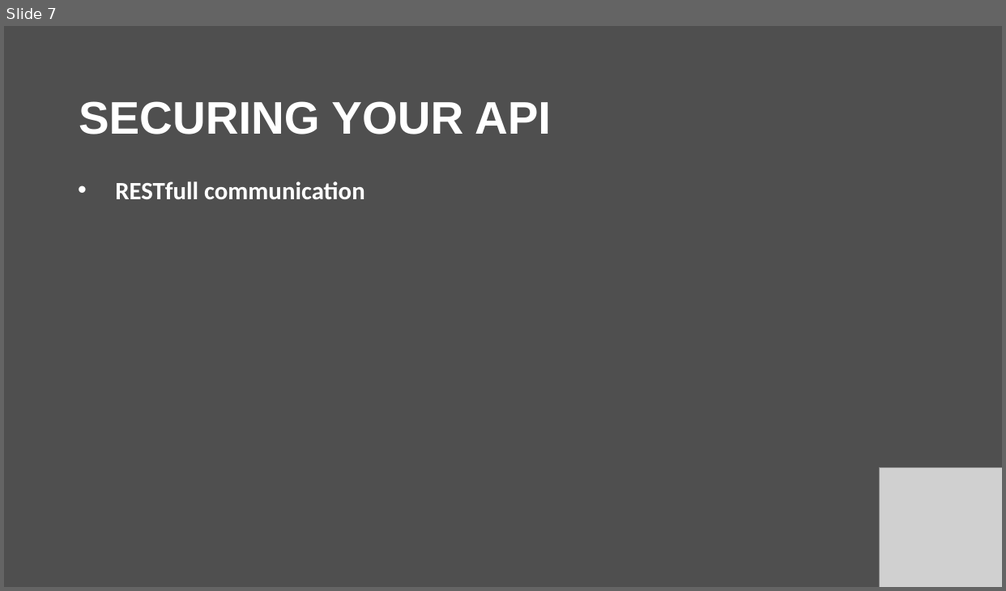
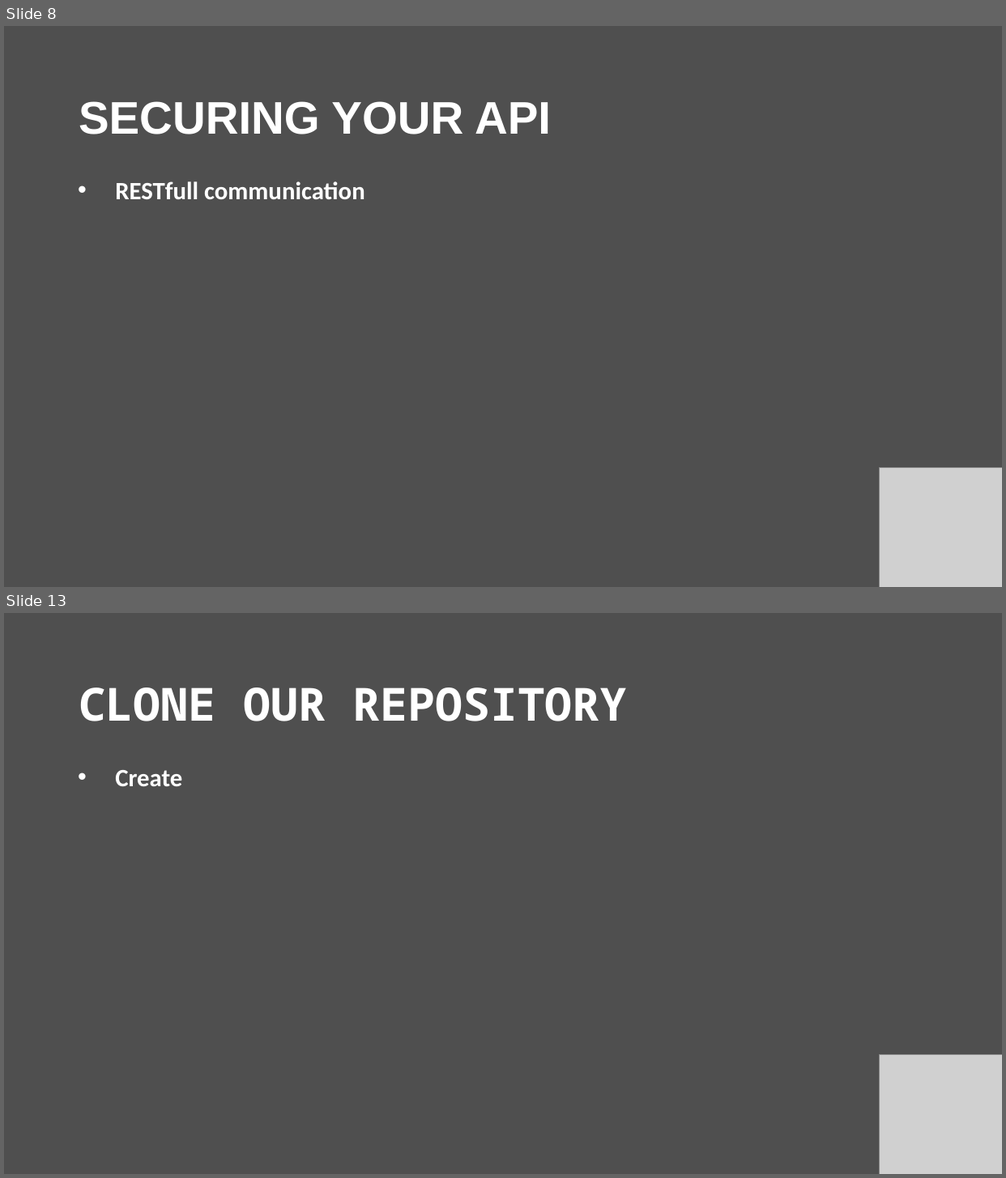
Before and after one commit to muratcanozdemir/python_api, a slide deck: presentation_python_API.pptx. Shown one above the other, each under a label of ours: slide 7 before the commit, slides 8 and 13 after it; the slides between them are not shown. The pictures are 1006x591 and 1006x1178 pixels, drawn with LibreOffice and Linux fonts; fonts in the diff are those of the drawing; grey boxes stand for pictures. Boxes give left, top, right and bottom in pixels: in the first picture for what was removed or moved away, otherwise in the second. Text is boxed around its words. In the diff, an @@ line names an element or a change of style, - is before the commit and + after.

```diff
--- a/presentation_python_API.pptx
+++ b/presentation_python_API.pptx
@@ slide 13 added at [4,613,1002,1174], background #000000 at 69% opacity @@
@@ title added at [79,688,628,722], 44 pt, text #FFFFFF, bold @@
+CLONE OUR REPOSITORY
@@ text added at [115,770,182,786], 24 pt, text #FFFFFF, bold @@
+• Create
@@ picture added at [879,1055,1002,1174] @@
@@ what was slide 7 is now slide 8 @@
```
Also in this commit, not shown: 3 slides changed, 7 other slides added, 15 other files.
